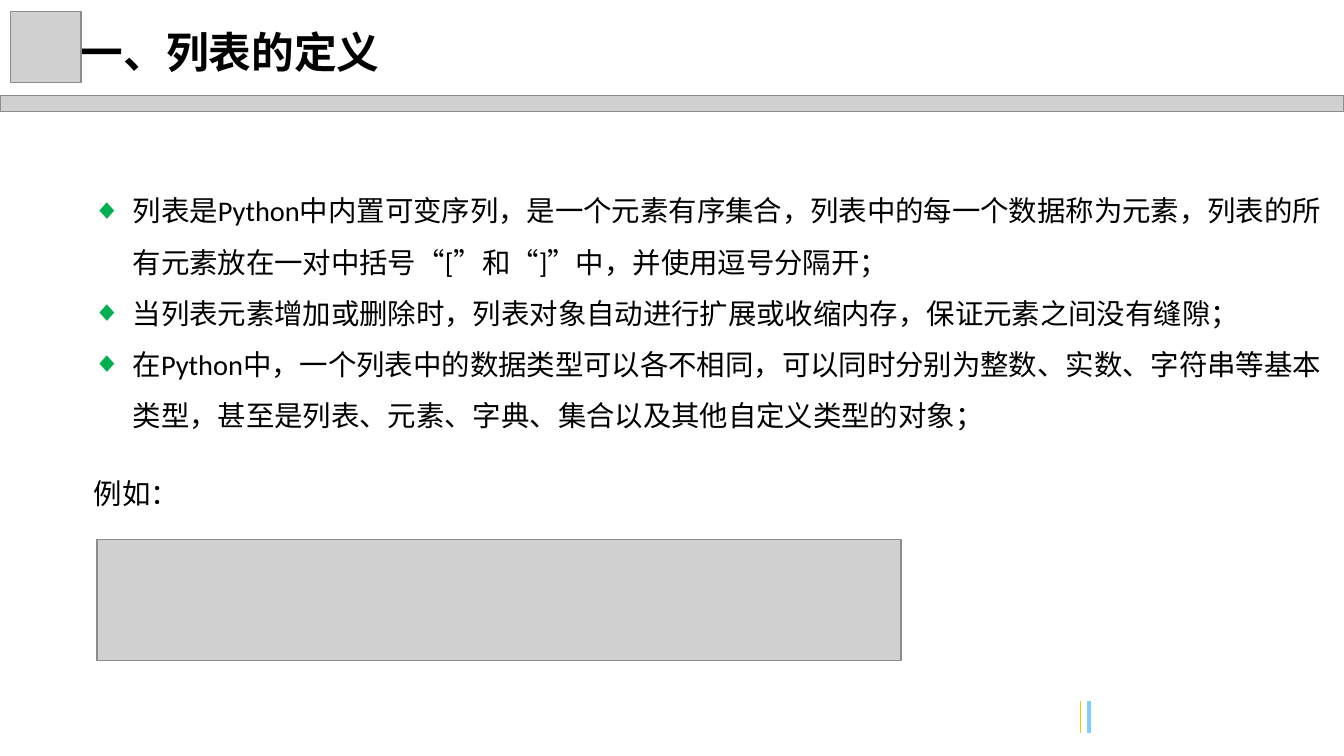
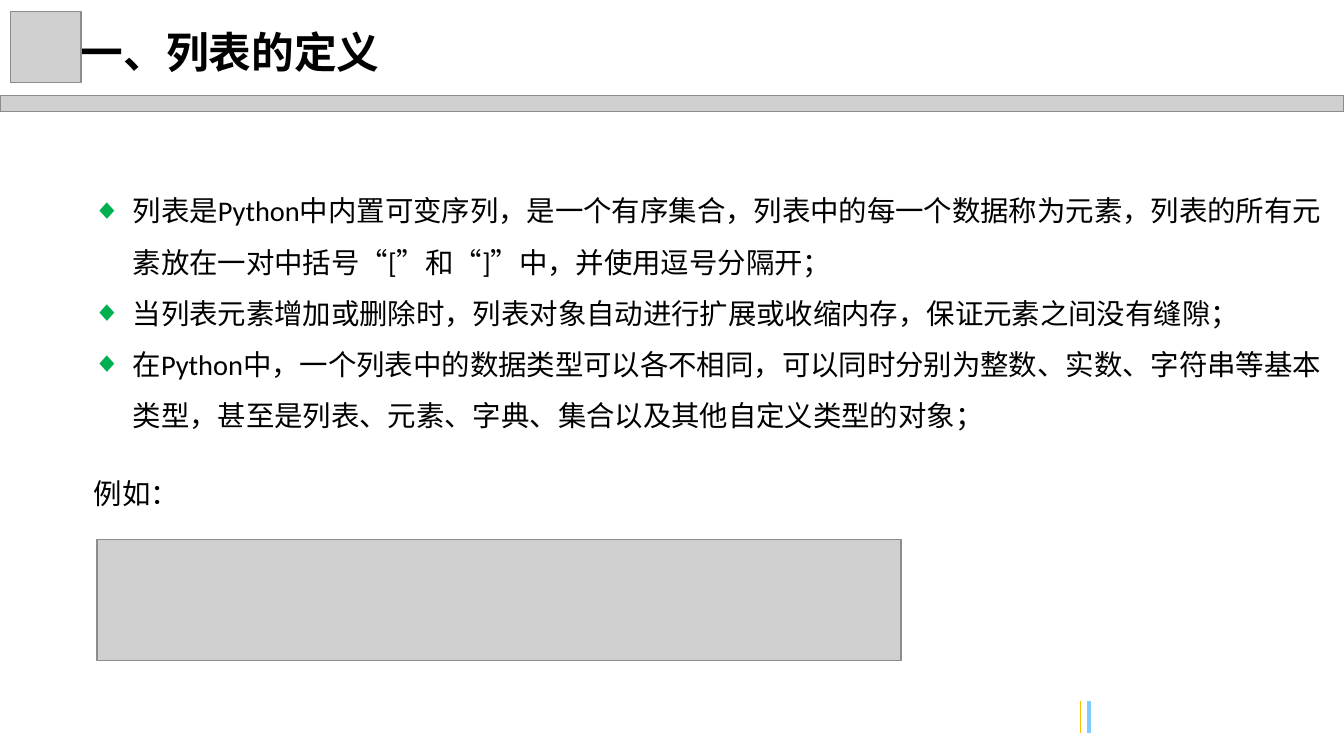
Before and after one commit to freeshow/LearningPython, a slide deck: slide 7 of Python 列表.pptx (slide 5 before the commit). Drawn at 1344x756 pixels with LibreOffice and Linux fonts; fonts in the diff are those of the drawing; grey boxes stand for pictures; background and template pictures are left out. Boxes give left, top, right and bottom in pixels: in the first picture for what was removed or moved away, otherwise in the second. Text is boxed around its words. In the diff, an @@ line names an element or a change of style, - is before the commit and + after.

```diff
--- a/Python 列表.pptx
+++ b/Python 列表.pptx
@@ text at bbox=[133, 197, 1321, 278]: text changed @@
-◆ 列表是Python中内置可变序列，是一个元素有序集合，列表中的每一个数据称为元素，列表的所有元素放在一对中括号“[”和“]”中，并使用逗号分隔开；
+◆ 列表是Python中内置可变序列，是一个有序集合，列表中的每一个数据称为元素，列表的所有元素放在一对中括号“[”和“]”中，并使用逗号分隔开；
```
Also in this commit, not shown: 9 other slides changed, 2 slides added, 2 slides removed, 5 other files.
